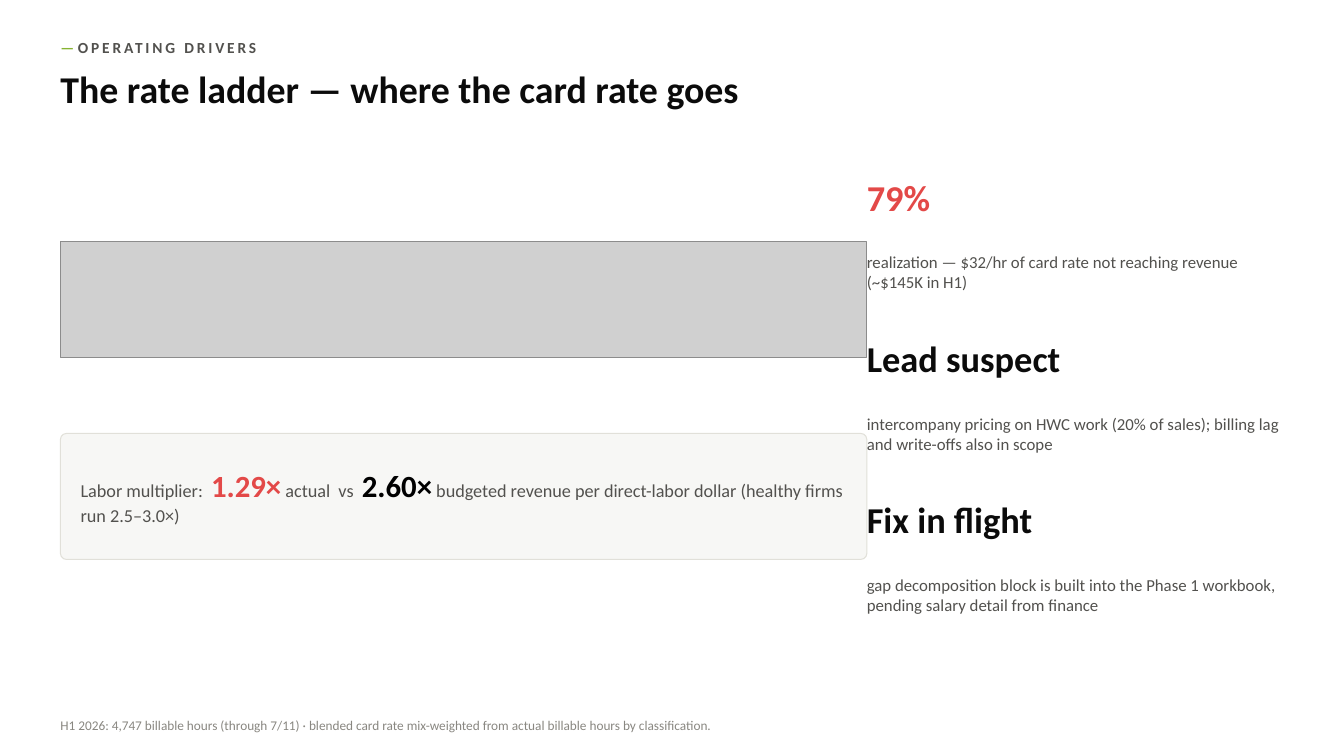
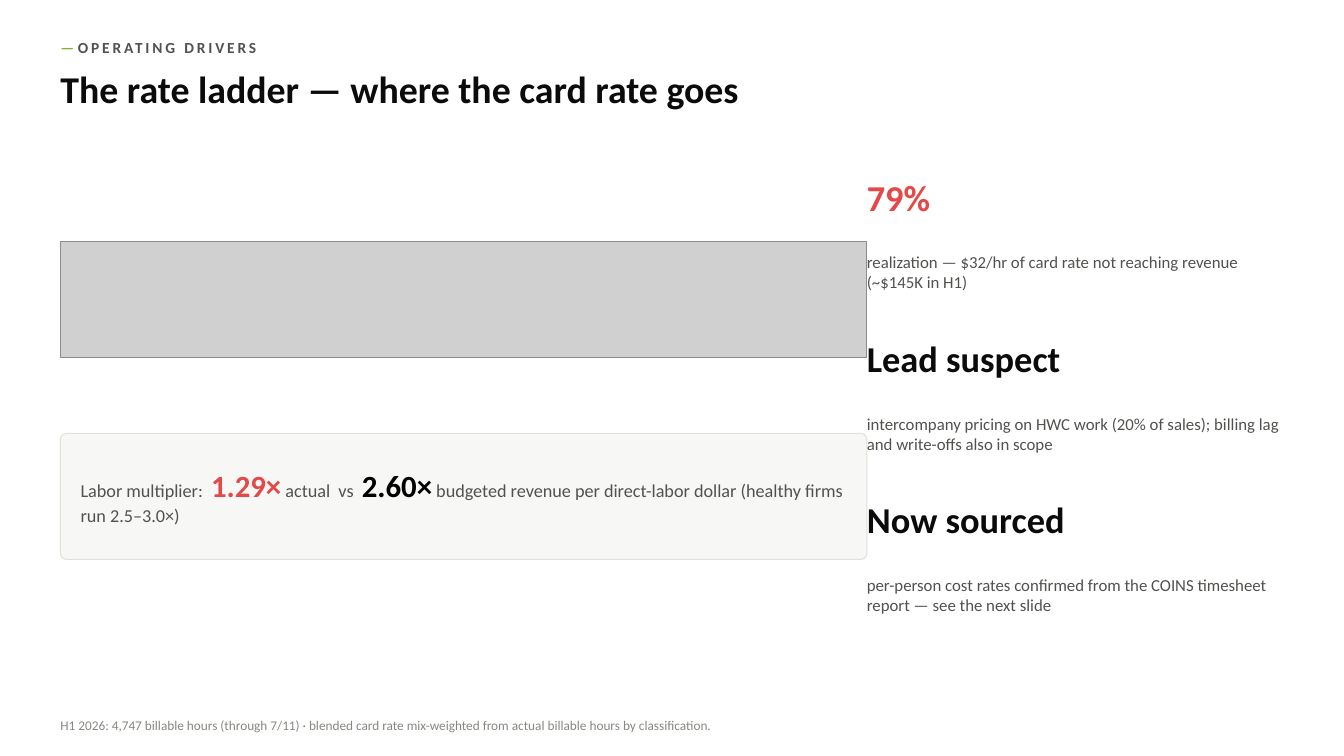
Before and after one commit to codlingjim-debug/CVR---Financial, a slide deck: slide 6 of reports/CVR_Deck_Jun2026.pptx. Drawn at 1344x756 pixels with LibreOffice and Linux fonts; fonts in the diff are those of the drawing; grey boxes stand for pictures. Boxes give left, top, right and bottom in pixels: in the first picture for what was removed or moved away, otherwise in the second. Text is boxed around its words. In the diff, an @@ line names an element or a change of style, - is before the commit and + after.

```diff
--- a/reports/CVR_Deck_Jun2026.pptx
+++ b/reports/CVR_Deck_Jun2026.pptx
@@ text at (867,507,1065,534): text changed @@
-Fix in flight
+Now sourced
@@ text at (867,579,1267,614): text changed @@
-gap decomposition block is built into the Phase 1 workbook, pending salary detail from finance
+per-person cost rates confirmed from the COINS timesheet report — see the next slide
```
Also in this commit, not shown: 1 slide added, 4 other files.
